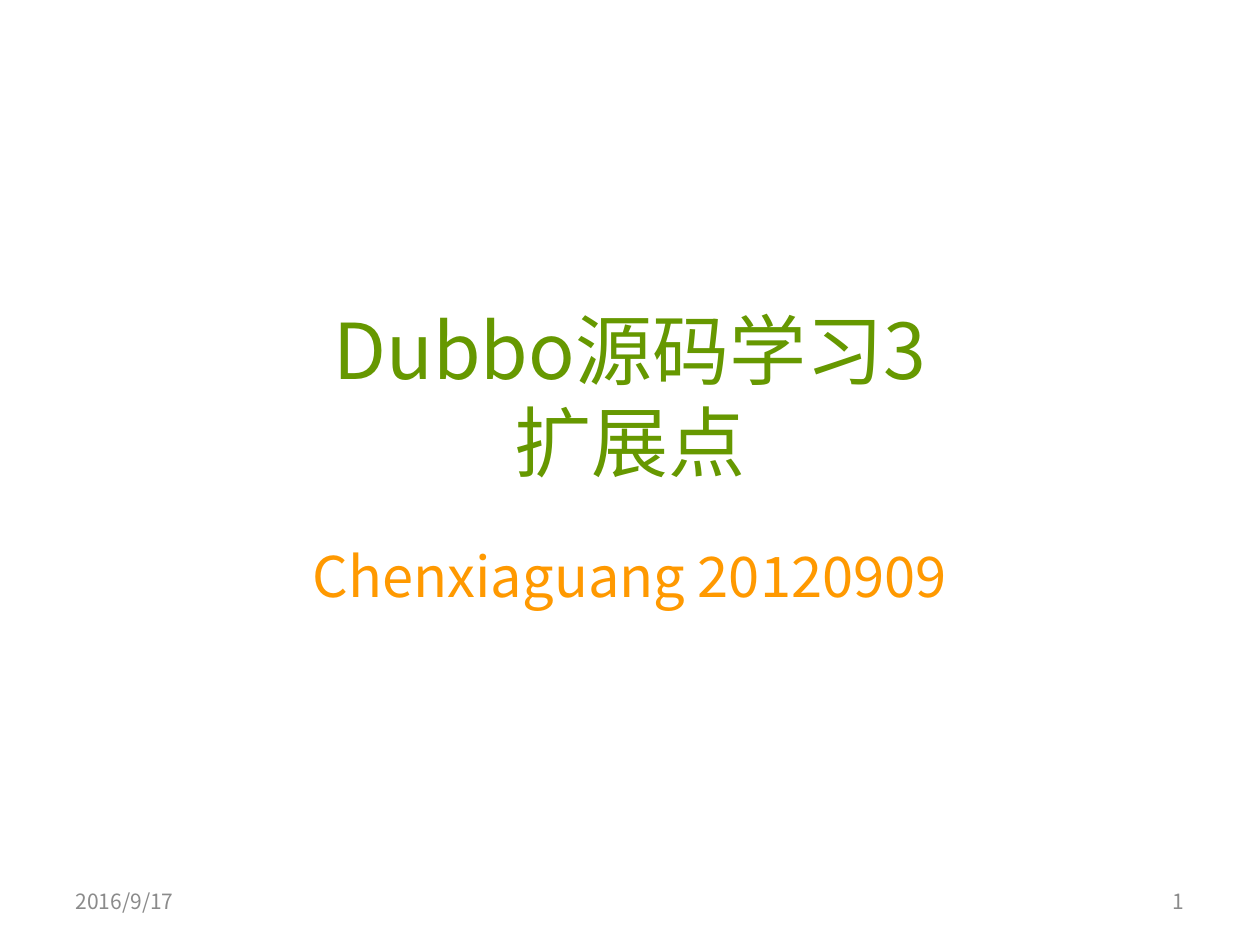
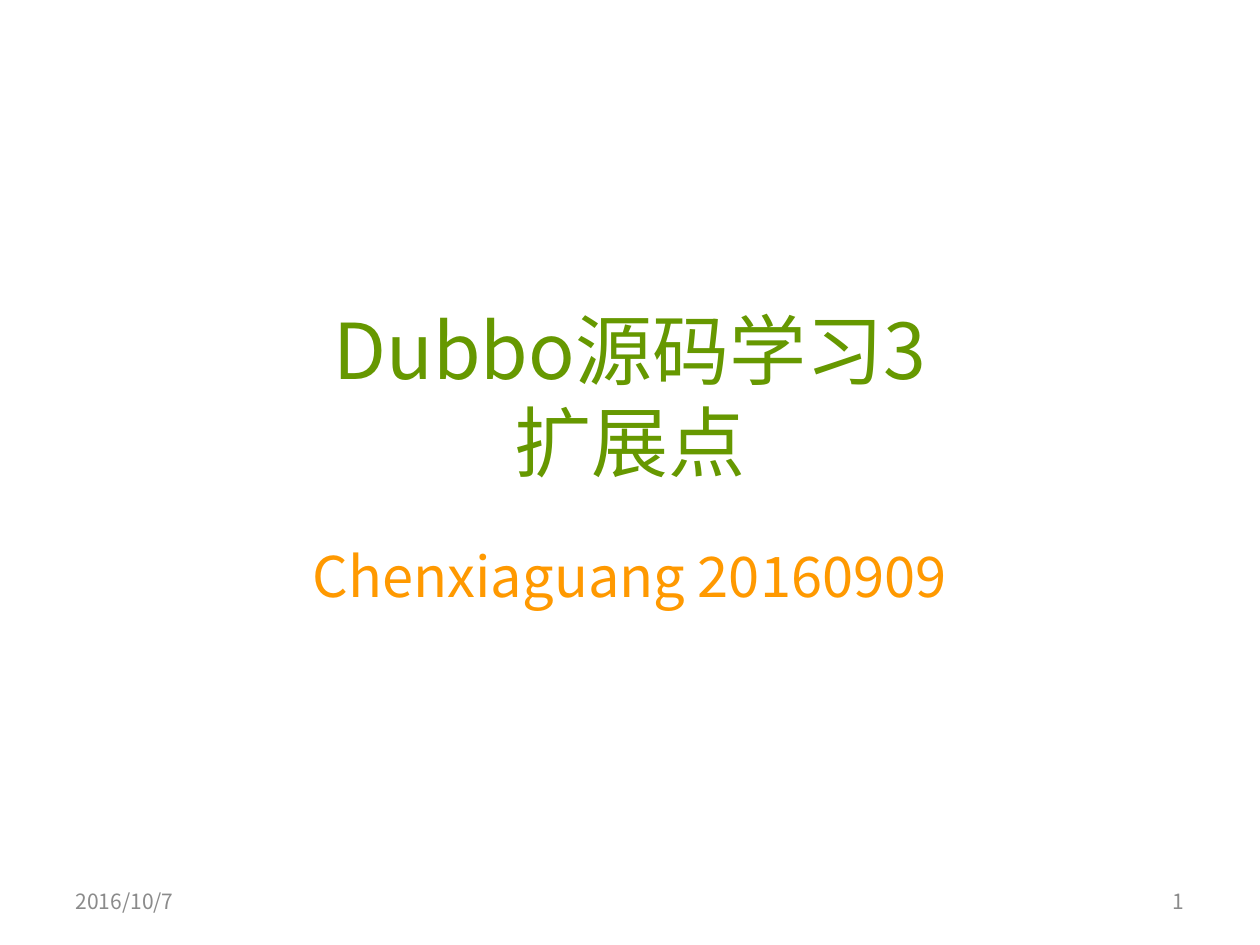
Before and after one commit to AmarRocks/demo, a slide deck: slide 1 of 04.dubbo_demo/document/dubbo源码分析3-扩展点.pptx. Drawn at 1260x945 pixels with LibreOffice and Linux fonts; fonts in the diff are those of the drawing. Boxes give left, top, right and bottom in pixels: in the first picture for what was removed or moved away, otherwise in the second. Text is boxed around its words. In the diff, an @@ line names an element or a change of style, - is before the commit and + after.

Commit message:
dubbo源码学习ppt 创建日期错误的修正

```diff
--- a/04.dubbo_demo/document/dubbo源码分析3-扩展点.pptx
+++ b/04.dubbo_demo/document/dubbo源码分析3-扩展点.pptx
@@ subtitle at bbox=[313, 552, 947, 611]: text changed @@
-Chenxiaguang 20120909
+Chenxiaguang 20160909
@@ text at bbox=[76, 892, 174, 913]: text changed @@
-2016/9/17
+2016/10/7
```
Also in this commit, not shown: 11 other slides changed, 24 other files.
